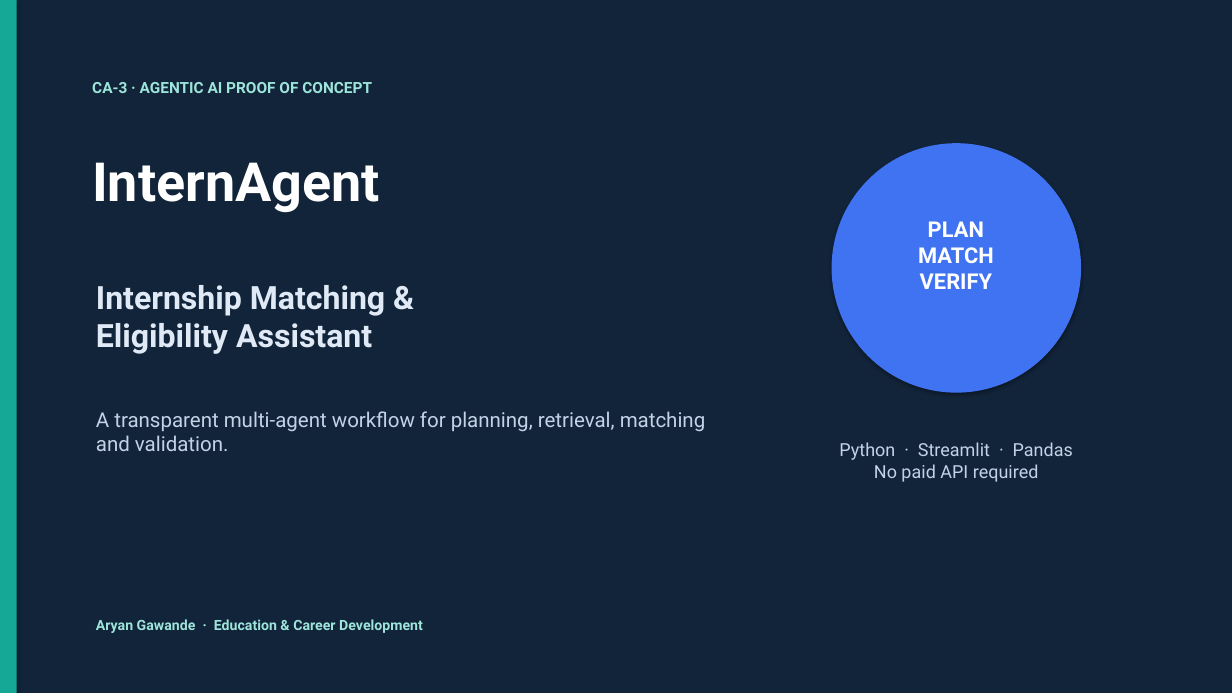
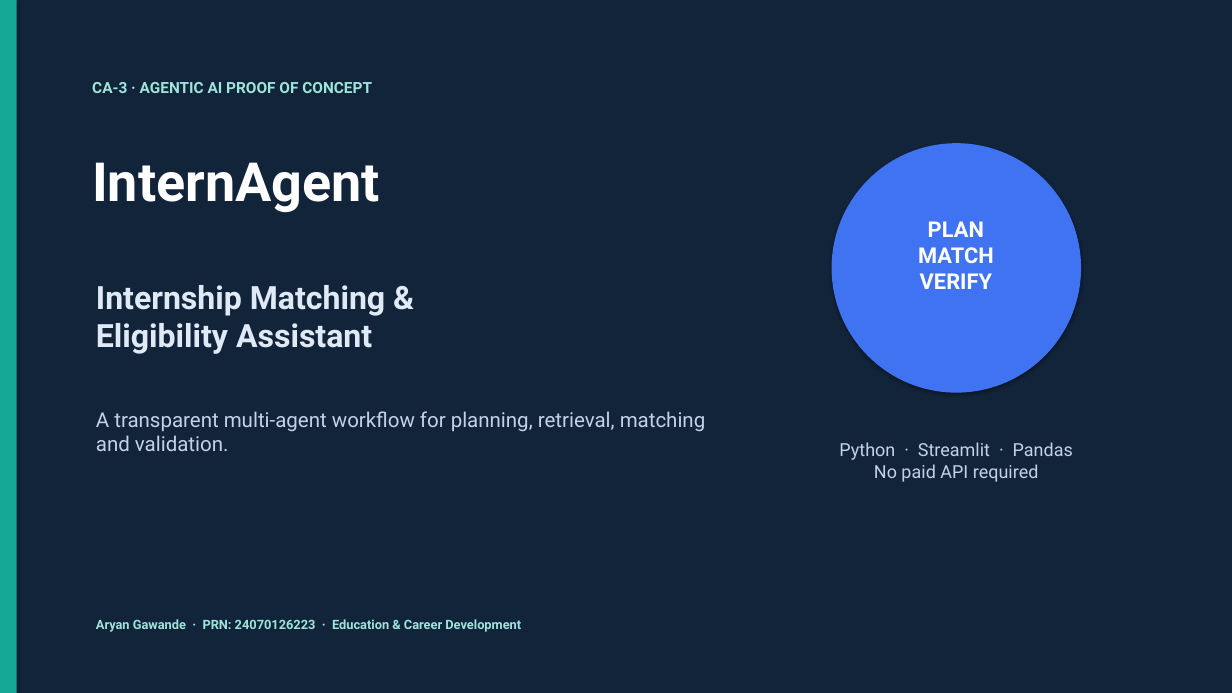
Before and after one commit to aryan69420g/InternAgent-CA3, a slide deck: slide 1 of CA3_Agentic_AI_Presentation.pptx. Drawn at 1232x693 pixels with LibreOffice and Linux fonts; fonts in the diff are those of the drawing. Boxes give left, top, right and bottom in pixels: in the first picture for what was removed or moved away, otherwise in the second. Text is boxed around its words. In the diff, an @@ line names an element or a change of style, - is before the commit and + after.

```diff
--- a/CA3_Agentic_AI_Presentation.pptx
+++ b/CA3_Agentic_AI_Presentation.pptx
@@ text at [96,619,521,632]: text changed; size 11 to 10 pt @@
-Aryan Gawande · Education & Career Development
+Aryan Gawande · PRN: 24070126223 · Education & Career Development
```
Also in this commit, not shown: 1 other file.
